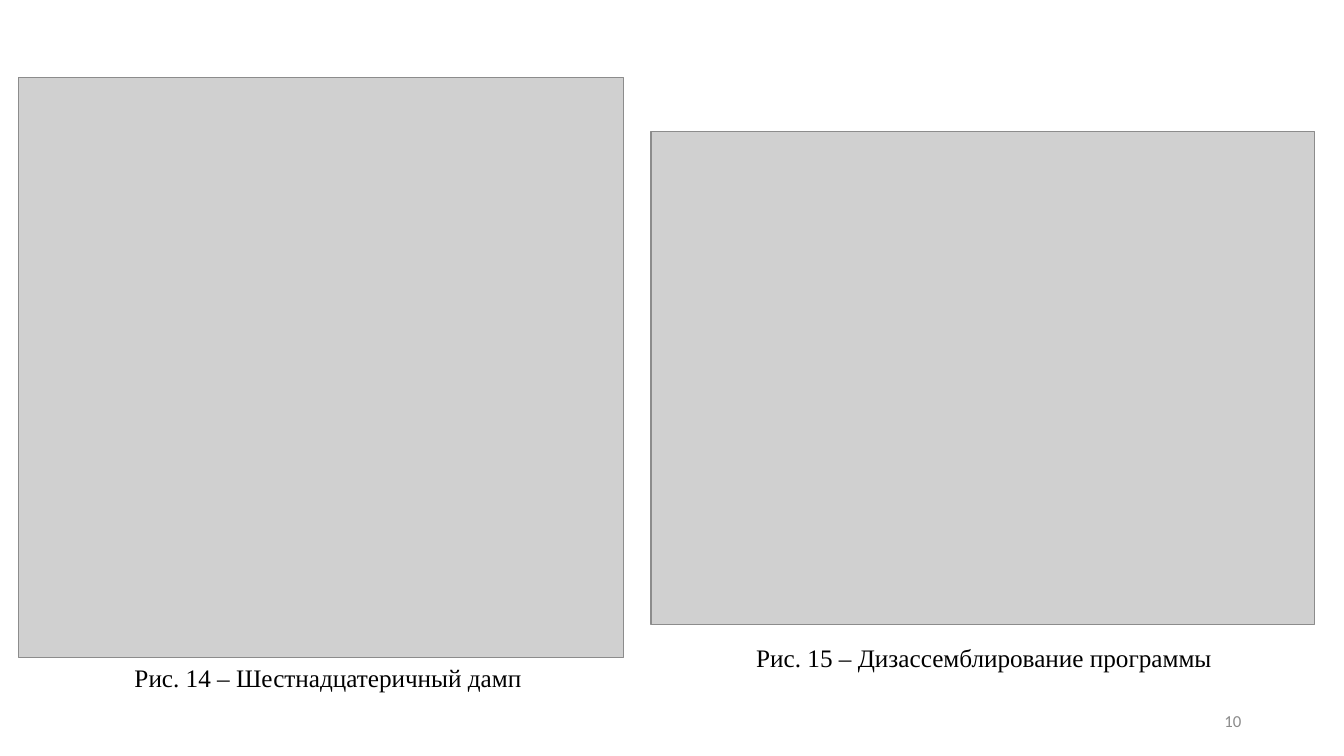
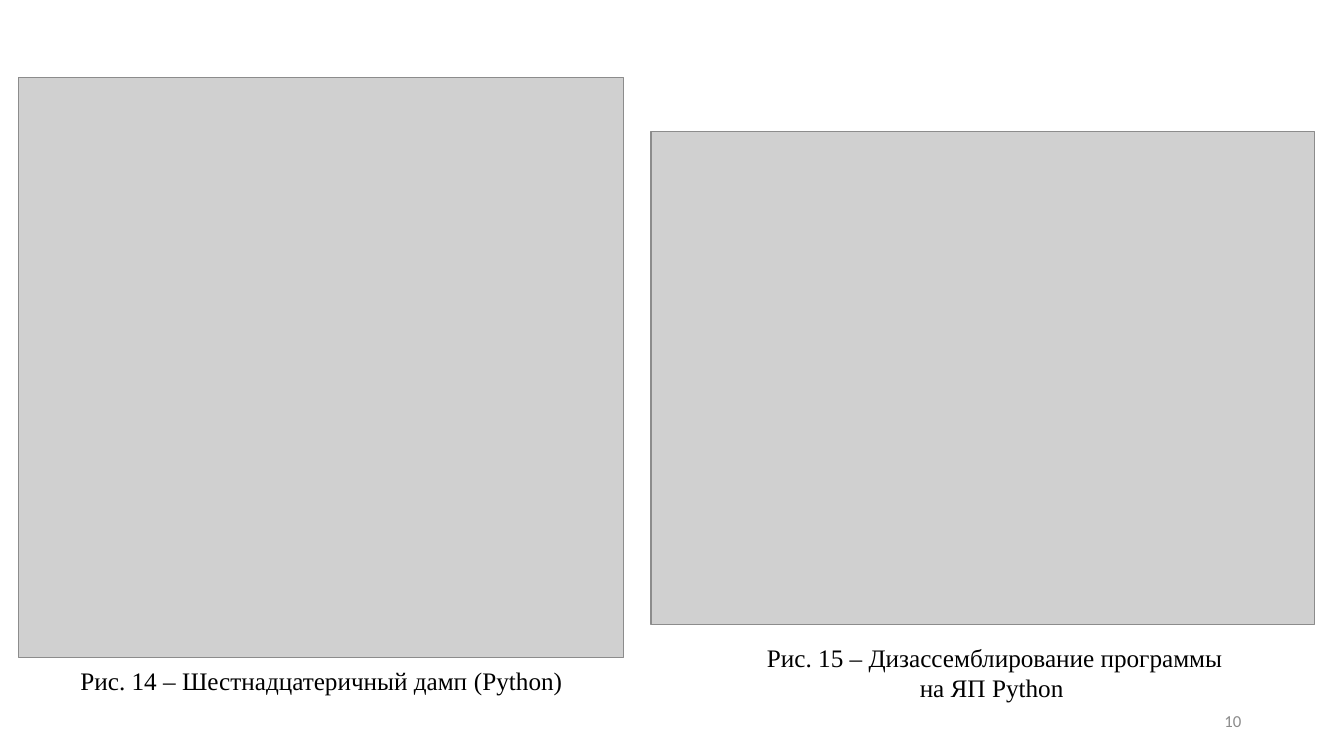
Before and after one commit to RomanKostin/Reverse_Engineering_Blinskii_Kostin_TKI-341, a slide deck: slide 10 of lab1/Лр1_Энтропия.pptx. Drawn at 1344x756 pixels with LibreOffice and Linux fonts; fonts in the diff are those of the drawing; grey boxes stand for pictures; background and template pictures are left out. Boxes give left, top, right and bottom in pixels: in the first picture for what was removed or moved away, otherwise in the second. Text is boxed around its words. In the diff, an @@ line names an element or a change of style, - is before the commit and + after.

```diff
--- a/lab1/Лр1_Энтропия.pptx
+++ b/lab1/Лр1_Энтропия.pptx
@@ text at [767,649,1222,703]: text changed @@
-Рис. 15 – Дизассемблирование программы
+Рис. 15 – Дизассемблирование программы на ЯП Python
@@ text at [80,672,562,696]: text changed @@
-Рис. 14 – Шестнадцатеричный дамп
+Рис. 14 – Шестнадцатеричный дамп (Python)
```
Also in this commit, not shown: 12 other slides changed, 1 slide added.
